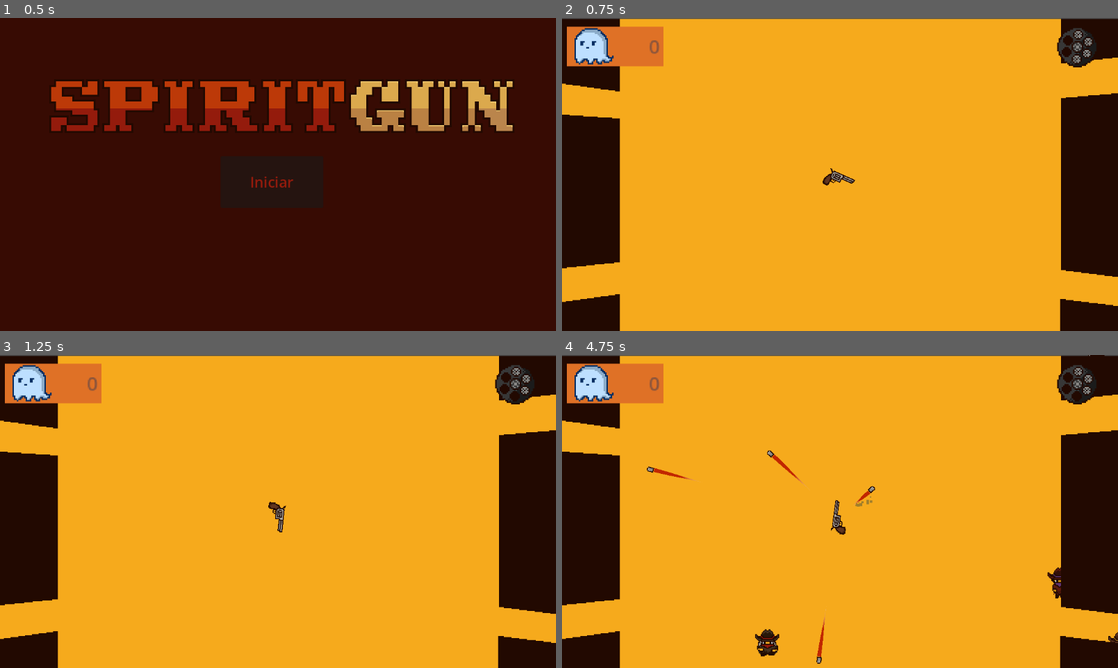
Above: before the commit, frames 1-4 (two rows, left to right).
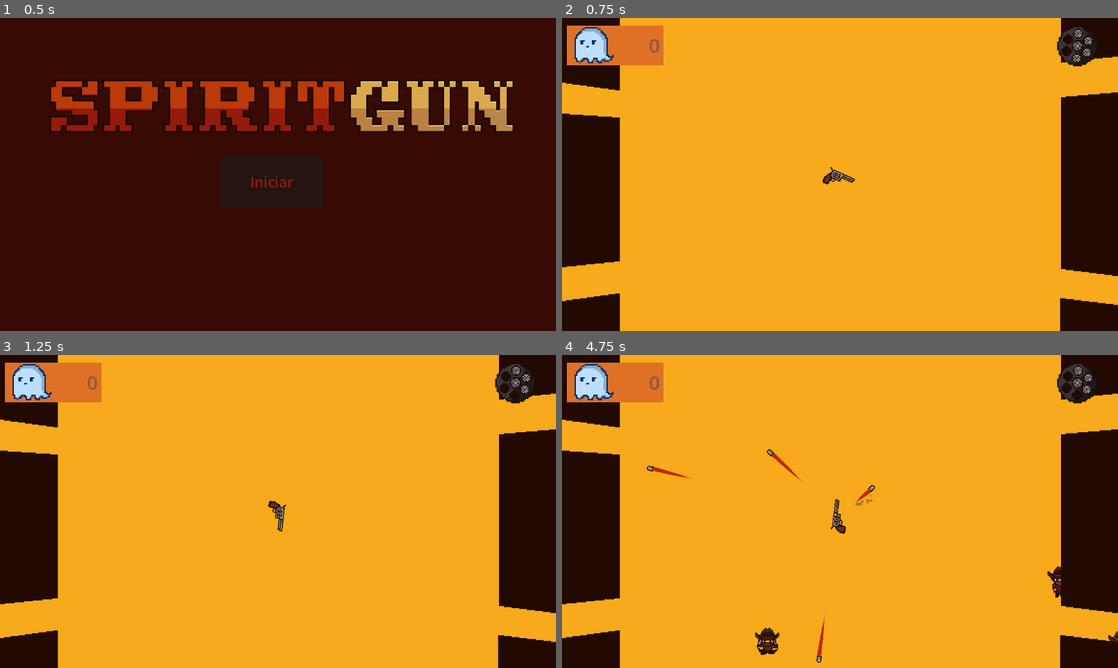
Above: after the commit, the same moments.

Repository: Guigo-dev/JuniperGameJam
Game: Godot game, scene res://Scenes/Menus/menu_inicial.tscn
Same seed, same stepped clock (60 frames per second), same inputs: the game is played once before the commit and once after it.
Inputs (mouse positions are in pixels of both pictures, inside the frame that each line leads up to):
- Up to frame 1 (0.5 s): no input
- Up to frame 2 (0.75 s): click "Iniciar" at 0.5 s
- Up to frame 3 (1.25 s): no input
- Up to frame 4 (4.75 s): move the mouse to (962, 495) at 1.27 s; hold Right (Direita) 1.28-2.03 s; tap Space (atirar) every 0.75 s from 1.35 to 4.35 s; click (962, 495) at 1.42 s; move the mouse to (728, 527) at 2.02 s; hold Left (Esquerda) 2.03-2.78 s; move the mouse to (895, 442) at 2.77 s; hold Right (Direita) 2.78-4.28 s; move the mouse to (812, 574) at 3.52 s; click (812, 574) at 3.67 s; move the mouse to (1006, 558) at 4.27 s; hold Left (Esquerda) from 4.28 s (still down)

Frame 1 is identical in both runs. In frame 2, 1.5% of the frame differs, in the area x 0-100%, y 0-92%; in frame 3, 1.4%; in frame 4, 2.0%, in the area x 0-100%, y 0-99%.

Commit message:
afterlife funcionando e quase pronto

Diff:
--- a/Scenes/FasePrincipal/Bala.tscn
+++ b/Scenes/FasePrincipal/Bala.tscn
@@ -2,7 +2,7 @@
 
 [ext_resource type="Script" uid="uid://bhq3bpt4dpubk" path="res://Scripts/FasePrincipal/bala.gd" id="1_3tbbd"]
 [ext_resource type="Texture2D" uid="uid://dx2imnyy8dj0i" path="res://Sprites/PNG/bala_default.png" id="2_hrsg4"]
-[ext_resource type="Script" uid="uid://cgava8paqhbng" path="res://Scenes/FasePrincipal/line_2d.gd" id="3_qeopr"]
+[ext_resource type="Script" uid="uid://cgava8paqhbng" path="res://Scripts/FasePrincipal/line_2d.gd" id="3_qeopr"]
 
 [sub_resource type="Curve" id="Curve_qeopr"]
 _data = [Vector2(0, 0), 0.0, 0.0, 0, 0, Vector2(1, 1), 0.0, 0.0, 0, 0]
@@ -16,6 +16,7 @@
 radius = 6.0
 
 [node name="Bala" type="Area2D" unique_id=1222037949]
+process_mode = 3
 script = ExtResource("1_3tbbd")
 
 [node name="Sprite2D" type="Sprite2D" parent="." unique_id=1364958688]
--- a/Scenes/FasePrincipal/FasePrincipal.tscn
+++ b/Scenes/FasePrincipal/FasePrincipal.tscn
@@ -31,7 +31,7 @@
 "duration": 1.0,
 "texture": SubResource("AtlasTexture_jsvmo")
 }],
-"loop": 0,
+"loop": false,
 "name": &"default",
 "speed": 5.0
 }]
@@ -222,7 +222,7 @@
 "duration": 1.0,
 "texture": SubResource("AtlasTexture_o2jkb")
 }],
-"loop": 0,
+"loop": false,
 "name": &"0 life",
 "speed": 5.0
 }, {
@@ -239,7 +239,7 @@
 "duration": 1.0,
 "texture": SubResource("AtlasTexture_u4hfx")
 }],
-"loop": 0,
+"loop": false,
 "name": &"1 life",
 "speed": 5.0
 }, {
@@ -256,7 +256,7 @@
 "duration": 1.0,
 "texture": SubResource("AtlasTexture_p7m6u")
 }],
-"loop": 0,
+"loop": false,
 "name": &"2 life",
 "speed": 5.0
 }, {
@@ -273,7 +273,7 @@
 "duration": 1.0,
 "texture": SubResource("AtlasTexture_y67md")
 }],
-"loop": 0,
+"loop": false,
 "name": &"3 life",
 "speed": 5.0
 }, {
@@ -290,7 +290,7 @@
 "duration": 1.0,
 "texture": SubResource("AtlasTexture_vfujf")
 }],
-"loop": 0,
+"loop": false,
 "name": &"4 life",
 "speed": 5.0
 }, {
@@ -307,7 +307,7 @@
 "duration": 1.0,
 "texture": SubResource("AtlasTexture_06hhq")
 }],
-"loop": 0,
+"loop": false,
 "name": &"5 life",
 "speed": 5.0
 }, {
@@ -315,7 +315,7 @@
 "duration": 1.0,
 "texture": SubResource("AtlasTexture_irivd")
 }],
-"loop": 0,
+"loop": false,
 "name": &"6 life",
 "speed": 5.0
 }]
@@ -348,11 +348,11 @@
 stretch_mode = 2
 
 [node name="Camera2D" type="Camera2D" parent="." unique_id=1385811518]
-position = Vector2(1, -6)
+position = Vector2(1, -4.92)
 zoom = Vector2(2, 2)
 
 [node name="Souls" type="ColorRect" parent="." unique_id=787227788]
-z_index = 10
+z_index = 3
 texture_filter = 1
 offset_left = -282.0
 offset_top = -159.0
@@ -438,7 +438,7 @@
 
 [node name="PathFollow2D" type="PathFollow2D" parent="Path2D3" unique_id=828801030]
 position = Vector2(351, -179)
-rotation = 3.1415927
+rotation = 3.1415925
 
 [node name="AnimationPlayer" type="AnimationPlayer" parent="Path2D3/PathFollow2D" unique_id=480699026]
 libraries/ = SubResource("AnimationLibrary_jsvmo")
@@ -449,7 +449,7 @@
 
 [node name="EnemySpawner3" parent="Path2D3" unique_id=119011415 node_paths=PackedStringArray("target") instance=ExtResource("2_1lh45")]
 position = Vector2(351, -179)
-rotation = -3.1415925
+rotation = 3.1415925
 enemyScene = ExtResource("3_82kia")
 cooldown = 2.5
 target = NodePath("../../Arma")
@@ -459,7 +459,20 @@
 position = Vector2(247, -138)
 scale = Vector2(1.5, 1.5)
 sprite_frames = SubResource("SpriteFrames_prgf5")
-animation = &"6 life"
+
+[node name="UI" type="Control" parent="." unique_id=331231115]
+process_mode = 2
+z_index = 10
+layout_mode = 3
+anchors_preset = 15
+anchor_right = 1.0
+anchor_bottom = 1.0
+offset_left = -287.0
+offset_top = -167.0
+offset_right = 289.0
+offset_bottom = 157.0
+grow_horizontal = 2
+grow_vertical = 2
 
 [connection signal="enemy_died" from="Path2D/EnemySpawner" to="." method="_on_enemy_spawner_enemy_died"]
 [connection signal="enemy_died" from="Path2D2/EnemySpawner2" to="." method="_on_enemy_spawner_2_enemy_died"]
--- a/Scenes/FasePrincipal/arma.tscn
+++ b/Scenes/FasePrincipal/arma.tscn
@@ -10,7 +10,9 @@
 size = Vector2(25, 15)
 
 [node name="Arma" type="Area2D" unique_id=44014132]
+process_mode = 3
 script = ExtResource("1_nwb0c")
+bulletCooldown = 0.75
 spring = 59.81
 damp = 46.364
 metadata/_edit_group_ = true
--- a/Scenes/FasePrincipal/game_manager.tscn
+++ b/Scenes/FasePrincipal/game_manager.tscn
@@ -2,9 +2,9 @@
 
 [ext_resource type="Script" uid="uid://boh85hpne1x1v" path="res://Scripts/FasePrincipal/game_manager.gd" id="1_mmwn7"]
 [ext_resource type="PackedScene" uid="uid://b61g6ji72jiog" path="res://Scenes/Menus/menu_inicial.tscn" id="2_5m6ex"]
+[ext_resource type="PackedScene" uid="uid://duap1pmgap7ou" path="res://Scenes/Menus/upgrade_tree.tscn" id="3_hgmoc"]
 
 [node name="GameManager" type="Node" unique_id=1781553003]
 script = ExtResource("1_mmwn7")
 main_menu = ExtResource("2_5m6ex")
-souls = null
-current_gun = null
+upgrade_tree_scene = ExtResource("3_hgmoc")
--- a/Scenes/Menus/upgrade_tree.tscn
+++ b/Scenes/Menus/upgrade_tree.tscn
@@ -1,65 +1,77 @@
 [gd_scene format=3 uid="uid://duap1pmgap7ou"]
 
 [ext_resource type="Script" uid="uid://cyif0cbmsjpnp" path="res://Scripts/Menus/upgrade_tree.gd" id="1_hr1rn"]
+[ext_resource type="FontFile" uid="uid://d4nj7yguj5gxd" path="res://PressStart2P.ttf" id="2_c62tb"]
 
 [node name="UpgradeTree" type="Control" unique_id=460672048]
+texture_filter = 1
 layout_mode = 3
 anchors_preset = 15
 anchor_right = 1.0
 anchor_bottom = 1.0
+offset_right = -576.0
+offset_bottom = -324.0
 grow_horizontal = 2
 grow_vertical = 2
 script = ExtResource("1_hr1rn")
 
 [node name="ColorRect" type="ColorRect" parent="." unique_id=1677805296]
-layout_mode = 0
-offset_right = 1156.0
-offset_bottom = 646.0
+texture_filter = 1
+layout_mode = 0
+offset_right = 576.0
+offset_bottom = 324.0
 color = Color(0.44008896, 0.12433683, 0.049131326, 1)
 
 [node name="GunButton" type="Button" parent="." unique_id=669199984]
-layout_mode = 0
-offset_left = 412.0
-offset_top = 284.0
-offset_right = 487.0
-offset_bottom = 344.0
+texture_filter = 1
+layout_mode = 0
+offset_left = 232.0
+offset_top = 137.0
+offset_right = 280.0
+offset_bottom = 178.0
+theme_override_fonts/font = ExtResource("2_c62tb")
 text = "Gun"
 
-[node name="LifeStatButton" type="Button" parent="GunButton" unique_id=1839255304]
-layout_mode = 1
-anchors_preset = -1
-anchor_left = -2.2800002
-anchor_top = -2.2
-anchor_right = -1.187
-anchor_bottom = -1.2670001
-offset_left = 1.5258789e-05
-offset_right = 18.025002
-offset_bottom = 0.020004272
+[node name="LifeStatButton" type="Button" parent="GunButton" unique_id=1269316783]
+layout_mode = 0
+offset_left = -125.0
+offset_top = -87.0
+offset_right = -39.0
+offset_bottom = -46.0
+theme_override_fonts/font = ExtResource("2_c62tb")
+theme_override_font_sizes/font_size = 12
 text = "Life"
 
-[node name="Level" type="Label" parent="GunButton/LifeStatButton" unique_id=1174880316]
-layout_mode = 0
-offset_top = 56.0
-offset_right = 100.0
-offset_bottom = 79.0
+[node name="Level" type="Label" parent="GunButton/LifeStatButton" unique_id=544321228]
+texture_filter = 1
+layout_mode = 0
+offset_top = 41.0
+offset_right = 63.0
+offset_bottom = 64.0
+scale = Vector2(0.8137291, 0.77033097)
 theme_override_colors/font_color = Color(0, 0, 0, 1)
 text = "Level : 1"
 
 [node name="VelStatButton" type="Button" parent="GunButton" unique_id=1668354637]
-layout_mode = 1
-anchors_preset = -1
-anchor_left = -2.2800002
-anchor_top = -2.2
-anchor_right = -1.187
-anchor_bottom = -1.2670001
-offset_left = 1.5258789e-05
-offset_top = 132.0
-offset_right = 18.025002
-offset_bottom = 132.02
+texture_filter = 1
+layout_mode = 1
+anchors_preset = -1
+anchor_left = -2.2800002
+anchor_top = -2.2
+anchor_right = -1.187
+anchor_bottom = -1.2670001
+offset_left = 2.680008
+offset_top = 90.200005
+offset_right = 57.651703
+offset_bottom = 107.92253
+scale = Vector2(0.7402325, 0.714598)
+theme_override_fonts/font = ExtResource("2_c62tb")
+theme_override_font_sizes/font_size = 12
 text = "Sppining Velocity"
 autowrap_mode = 2
 
 [node name="Level" type="Label" parent="GunButton/VelStatButton" unique_id=1798162776]
+texture_filter = 1
 layout_mode = 0
 offset_top = 56.0
 offset_right = 100.0
@@ -68,108 +80,133 @@
 text = "Level : 1"
 
 [node name="FireRateButton" type="Button" parent="GunButton" unique_id=436424195]
-layout_mode = 1
-anchors_preset = -1
-anchor_left = -2.2800002
-anchor_top = -2.2
-anchor_right = -1.187
-anchor_bottom = -1.2670001
-offset_left = 1.5258789e-05
-offset_top = 247.0
-offset_right = 18.025002
-offset_bottom = 247.02
+texture_filter = 1
+layout_mode = 1
+anchors_preset = -1
+anchor_left = -2.2800002
+anchor_top = -2.2
+anchor_right = -1.187
+anchor_bottom = -1.2670001
+offset_left = 2.680008
+offset_top = 175.20001
+offset_right = 38.098503
+offset_bottom = 176.947
+scale = Vector2(0.8900249, 0.89399993)
+theme_override_fonts/font = ExtResource("2_c62tb")
+theme_override_font_sizes/font_size = 12
 text = "Fire Rate"
+autowrap_mode = 2
 
 [node name="Level" type="Label" parent="GunButton/FireRateButton" unique_id=411560259]
-layout_mode = 0
-offset_top = 56.0
-offset_right = 100.0
-offset_bottom = 79.0
-theme_override_colors/font_color = Color(0, 0, 0, 1)
-text = "Level : 1"
-
-[node name="BulletButton" type="Button" parent="." unique_id=241848814]
-layout_mode = 0
-offset_left = 673.0
-offset_top = 284.0
-offset_right = 745.0
-offset_bottom = 344.0
+texture_filter = 1
+layout_mode = 0
+offset_top = 40.26846
+offset_right = 83.14373
+offset_bottom = 63.26846
+theme_override_colors/font_color = Color(0, 0, 0, 1)
+text = "Level : 1"
+
+[node name="BulletButton" type="Button" parent="GunButton" unique_id=241848814]
+texture_filter = 1
+layout_mode = 0
+offset_left = 106.0
+offset_right = 178.0
+offset_bottom = 60.0
+scale = Vector2(0.66826904, 0.7360641)
+theme_override_fonts/font = ExtResource("2_c62tb")
+theme_override_font_sizes/font_size = 16
 text = "Bullet"
 
-[node name="PenStatButton" type="Button" parent="BulletButton" unique_id=510887778]
-layout_mode = 1
-anchors_preset = -1
-anchor_left = -2.2800002
-anchor_top = -2.2
-anchor_right = -1.187
-anchor_bottom = -1.2670001
-offset_left = 314.16003
-offset_right = 314.185
-offset_bottom = 0.020004272
+[node name="PenStatButton" type="Button" parent="GunButton/BulletButton" unique_id=510887778]
+texture_filter = 1
+layout_mode = 1
+anchors_preset = -1
+anchor_left = -2.2800002
+anchor_top = -2.2
+anchor_right = -1.187
+anchor_bottom = -1.2670001
+offset_left = 392.74597
+offset_top = 13.803764
+offset_right = 419.07394
+offset_bottom = 13.525436
+theme_override_fonts/font = ExtResource("2_c62tb")
+theme_override_font_sizes/font_size = 12
 text = "Penetration"
 
-[node name="Level" type="Label" parent="BulletButton/PenStatButton" unique_id=127694988]
-layout_mode = 0
-offset_top = 56.0
-offset_right = 100.0
-offset_bottom = 79.0
-theme_override_colors/font_color = Color(0, 0, 0, 1)
-text = "Level : 1"
-
-[node name="BulletVelStatButton" type="Button" parent="BulletButton" unique_id=1100815480]
-layout_mode = 1
-anchors_preset = -1
-anchor_left = -2.2800002
-anchor_top = -2.2
-anchor_right = -1.187
-anchor_bottom = -1.2670001
-offset_left = 314.16003
+[node name="Level" type="Label" parent="GunButton/BulletButton/PenStatButton" unique_id=127694988]
+texture_filter = 1
+layout_mode = 0
+offset_top = 56.0
+offset_right = 100.0
+offset_bottom = 79.0
+theme_override_colors/font_color = Color(0, 0, 0, 1)
+text = "Level : 1"
+
+[node name="BulletVelStatButton" type="Button" parent="GunButton/BulletButton" unique_id=1100815480]
+texture_filter = 1
+layout_mode = 1
+anchors_preset = -1
+anchor_left = -2.2800002
+anchor_top = -2.2
+anchor_right = -1.187
+anchor_bottom = -1.2670001
+offset_left = 392.74597
 offset_top = 132.0
-offset_right = 335.46402
-offset_bottom = 132.02
+offset_right = 419.73587
+offset_bottom = 130.3631
+theme_override_fonts/font = ExtResource("2_c62tb")
+theme_override_font_sizes/font_size = 12
 text = "Velocity"
 autowrap_mode = 2
 
-[node name="Level" type="Label" parent="BulletButton/BulletVelStatButton" unique_id=9375896]
-layout_mode = 0
-offset_top = 56.0
-offset_right = 100.0
-offset_bottom = 79.0
-theme_override_colors/font_color = Color(0, 0, 0, 1)
-text = "Level : 1"
-
-[node name="DamageButton" type="Button" parent="BulletButton" unique_id=1422610575]
-layout_mode = 1
-anchors_preset = -1
-anchor_left = -2.2800002
-anchor_top = -2.2
-anchor_right = -1.187
-anchor_bottom = -1.2670001
-offset_left = 314.16003
-offset_top = 247.0
-offset_right = 335.46402
-offset_bottom = 247.02
+[node name="Level" type="Label" parent="GunButton/BulletButton/BulletVelStatButton" unique_id=9375896]
+texture_filter = 1
+layout_mode = 0
+offset_top = 56.0
+offset_right = 100.0
+offset_bottom = 79.0
+theme_override_colors/font_color = Color(0, 0, 0, 1)
+text = "Level : 1"
+
+[node name="DamageButton" type="Button" parent="GunButton/BulletButton" unique_id=1422610575]
+texture_filter = 1
+layout_mode = 1
+anchors_preset = -1
+anchor_left = -2.2800002
+anchor_top = -2.2
+anchor_right = -1.187
+anchor_bottom = -1.2670001
+offset_left = 392.74597
+offset_top = 247.47906
+offset_right = 414.04996
+offset_bottom = 247.49907
+theme_override_fonts/font = ExtResource("2_c62tb")
+theme_override_font_sizes/font_size = 12
 text = "Damage"
 
-[node name="Level" type="Label" parent="BulletButton/DamageButton" unique_id=113134609]
-layout_mode = 0
-offset_top = 56.0
-offset_right = 100.0
-offset_bottom = 79.0
-theme_override_colors/font_color = Color(0, 0, 0, 1)
-text = "Level : 1"
-
-[node name="Button" type="Button" parent="." unique_id=1408834189]
-layout_mode = 0
-offset_left = 28.0
-offset_top = 26.0
-offset_right = 122.0
-offset_bottom = 91.0
+[node name="Level" type="Label" parent="GunButton/BulletButton/DamageButton" unique_id=113134609]
+texture_filter = 1
+layout_mode = 0
+offset_top = 56.0
+offset_right = 100.0
+offset_bottom = 79.0
+theme_override_colors/font_color = Color(0, 0, 0, 1)
+text = "Level : 1"
+
+[node name="BackButton" type="Button" parent="." unique_id=1408834189]
+texture_filter = 1
+layout_mode = 0
+offset_left = 16.0
+offset_top = 12.0
+offset_right = 61.0
+offset_bottom = 50.0
+theme_override_fonts/font = ExtResource("2_c62tb")
 text = "Back"
 
 [connection signal="pressed" from="GunButton/LifeStatButton" to="." method="_on_life_stat_button_pressed"]
 [connection signal="pressed" from="GunButton/VelStatButton" to="." method="_on_vel_stat_button_pressed"]
 [connection signal="pressed" from="GunButton/FireRateButton" to="." method="_on_fire_rate_button_pressed"]
-[connection signal="pressed" from="BulletButton/PenStatButton" to="." method="_on_pen_stat_button_pressed"]
-[connection signal="pressed" from="BulletButton/BulletVelStatButton" to="." method="_on_bullet_vel_stat_button_pressed"]
-[connection signal="pressed" from="BulletButton/DamageButton" to="." method="_on_damage_button_pressed"]
+[connection signal="pressed" from="GunButton/BulletButton/PenStatButton" to="." method="_on_pen_stat_button_pressed"]
+[connection signal="pressed" from="GunButton/BulletButton/BulletVelStatButton" to="." method="_on_bullet_vel_stat_button_pressed"]
+[connection signal="pressed" from="GunButton/BulletButton/DamageButton" to="." method="_on_damage_button_pressed"]
+[connection signal="pressed" from="BackButton" to="." method="_on_back_button_pressed"]
--- a/Scripts/FasePrincipal/HealthComponent.gd
+++ b/Scripts/FasePrincipal/HealthComponent.gd
@@ -4,6 +4,8 @@
 @export var lifePoints: int
 signal died
 
+func _ready() -> void:
+	lifePoints = MAX_LIFE
 
 func updateLP(modifier: int) -> void:
 	if(lifePoints + modifier > MAX_LIFE):
--- a/Scripts/FasePrincipal/arma.gd
+++ b/Scripts/FasePrincipal/arma.gd
@@ -20,8 +20,11 @@
 
 func _ready() -> void:
 	add_to_group("arma")
+	GameManager.gun_stat_changed.connect(_on_gun_stat_changed)
+	speedMultiplier = GameManager.gunStats["speed"]
+	updateMaxHealth(GameManager.gunStats["life"])
+	bulletCooldown = GameManager.gunStats["fire_rate"]
 	get_parent().update_lifeCounterIcon(healthComponent.lifePoints,0)
-	GameManager.gun_stat_changed.connect(_on_gun_stat_changed)
 
 func _physics_process(delta: float) -> void:
 	speed = 75 * speedMultiplier #velocidade base de rotacao
@@ -40,7 +43,7 @@
 	shake(delta)
 
 func _on_health_component_died() -> void:
-	get_tree().paused = true
+	GameManager._on_player_died()
 
 func _on_area_entered(area: Area2D) -> void:
 	if(area.is_in_group("enemy")):
@@ -49,10 +52,12 @@
 		get_parent().update_lifeCounterIcon(healthComponent.lifePoints,0)
 	if(area.is_in_group("lifeGainer")):
 		healthComponent.updateLP(1)
+		get_parent().update_lifeCounterIcon(healthComponent.lifePoints,0)
 
 
 func updateMaxHealth(amount: int):
-	healthComponent.MAX_LIFE += amount
+	healthComponent.MAX_LIFE = amount
+	healthComponent.updateLP(amount)
 
 func updateSpeedMultiplier(amount: float):
 	speedMultiplier = amount
@@ -68,8 +73,8 @@
 
 func _on_gun_stat_changed(stat_type: int):
 	if(stat_type == GameManager.GunStat.life):
-		updateMaxHealth(1)
+		GameManager.gunStats["life"] += 1
 	elif(stat_type == GameManager.GunStat.speed):
-		speedMultiplier += 0.25
+		GameManager.gunStats["speed"] += 0.25
 	elif(stat_type == GameManager.GunStat.fire_rate):
-		bulletCooldown -= 0.25
+		GameManager.gunStats["fire_rate"] -= 0.25
--- a/Scripts/FasePrincipal/bala.gd
+++ b/Scripts/FasePrincipal/bala.gd
@@ -11,6 +11,9 @@
 	add_to_group("bala")
 	direction = global_position.direction_to(target.global_position)
 	GameManager.bullet_stat_changed.connect(_on_bullet_stat_changed)
+	speed = GameManager.bulletStat["velocity"]
+	penetration = GameManager.bulletStat["penetration"]
+	dano = GameManager.bulletStat["damage"]
 
 # Called every frame. 'delta' is the elapsed time since the previous frame.
 func _process(delta: float) -> void:
@@ -24,8 +27,8 @@
 
 func _on_bullet_stat_changed(stat_type: int):
 	if(stat_type == GameManager.BulletStat.penetration):
-		penetration += 1
+		GameManager.bulletStat["penetration"] += 1
 	elif(stat_type == GameManager.BulletStat.velocity):
-		speed += 10
+		GameManager.bulletStat["velocity"] += 10
 	elif(stat_type == GameManager.BulletStat.damage):
-		dano += 1
+		GameManager.bulletStat["damage"] += 1
--- a/Scripts/FasePrincipal/fase_principal.gd
+++ b/Scripts/FasePrincipal/fase_principal.gd
@@ -6,11 +6,11 @@
 @export var lifeCounterIcon: AnimatedSprite2D
 
 
-
 # Called every frame. 'delta' is the elapsed time since the previous frame.
 @warning_ignore("unused_parameter")
 func _process(delta: float) -> void:
 	soulsText.text = (var_to_str(GameManager.souls))
+
 
 func updateGun(newGun:PackedScene) -> void:
 	var novaArma = newGun.instantiate()
--- a/Scripts/FasePrincipal/game_manager.gd
+++ b/Scripts/FasePrincipal/game_manager.gd
@@ -1,15 +1,27 @@
 extends Node
-
 
 signal gun_changed(new_gun)
 signal gun_stat_changed(stat: int)
 signal bullet_stat_changed(stat: int)
 
+var gunStats := {
+	"life": 3,
+	"speed": 1,
+	"fire_rate": 0.75
+}
+var bulletStat := {
+	"penetration": 1,
+	"velocity": 70,
+	"damage": 1
+}
+
 enum GunStat {life,speed,fire_rate}
 enum BulletStat {penetration, velocity, damage}
 @export var main_menu: PackedScene
+@export var upgrade_tree_scene : PackedScene
+var current_upgrade_tree
 
-var XP: int;
+var XP:= 3;
 
 @export var souls : int = 0
 @export var current_gun : String = "default"
@@ -21,3 +33,17 @@
 func _process(delta: float) -> void:
 	if(Input.is_action_pressed("reset")):
 		get_tree().change_scene_to_packed(main_menu)
+
+func _on_player_died():
+	get_tree().paused = true
+	current_upgrade_tree = upgrade_tree_scene.instantiate()
+	get_tree().current_scene.get_node("UI").add_child(current_upgrade_tree)
+
+func _on_upgrades_finished():
+	current_upgrade_tree.queue_free()
+	restart_game()
+
+func restart_game():
+	get_tree().paused = false
+	souls = 0
+	get_tree().reload_current_scene()
--- a/Scripts/Menus/upgrade_tree.gd
+++ b/Scripts/Menus/upgrade_tree.gd
@@ -1,15 +1,4 @@
 extends Control
-
-
-
-# Called when the node enters the scene tree for the first time.
-func _ready() -> void:
-	pass # Replace with function body.
-
-
-# Called every frame. 'delta' is the elapsed time since the previous frame.
-func _process(delta: float) -> void:
-	pass
 
 #emitindo sinais de upgrade de arma
 func _on_life_stat_button_pressed() -> void:
@@ -43,3 +32,7 @@
 	if(GameManager.XP>0):
 		GameManager.XP -=1
 		GameManager.bullet_stat_changed.emit(GameManager.BulletStat.damage)
+
+
+func _on_back_button_pressed() -> void:
+	GameManager._on_upgrades_finished()
--- a/project.godot
+++ b/project.godot
@@ -12,7 +12,7 @@
 
 config/name="Blebers"
 run/main_scene="uid://b61g6ji72jiog"
-config/features=PackedStringArray("4.7", "GL Compatibility")
+config/features=PackedStringArray("4.6", "GL Compatibility")
 config/icon="res://icon.svg"
 
 [autoload]
@@ -48,6 +48,11 @@
 "events": [Object(InputEventKey,"resource_local_to_scene":false,"resource_name":"","device":-1,"window_id":0,"alt_press …(190 unchanged characters)…
 ]
 }
+Xp_Tree={
+"deadzone": 0.2,
+"events": [Object(InputEventKey,"resource_local_to_scene":false,"resource_name":"","device":-1,"window_id":0,"alt_pressed":false,"shift_pressed":false,"ctrl_pressed":false,"meta_pressed":false,"pressed":false,"keycode":0,"physical_keycode":84,"key_label":0,"unicode":116,"location":0,"echo":false,"script":null)
+]
+}
 
 [physics]
 
Binary file added: PressStart2P.ttf
Not shown, added: PressStart2P.ttf.import
Renamed: Scenes/FasePrincipal/line_2d.gd -> Scripts/FasePrincipal/line_2d.gd
Renamed: Scenes/FasePrincipal/line_2d.gd.uid -> Scripts/FasePrincipal/line_2d.gd.uid
